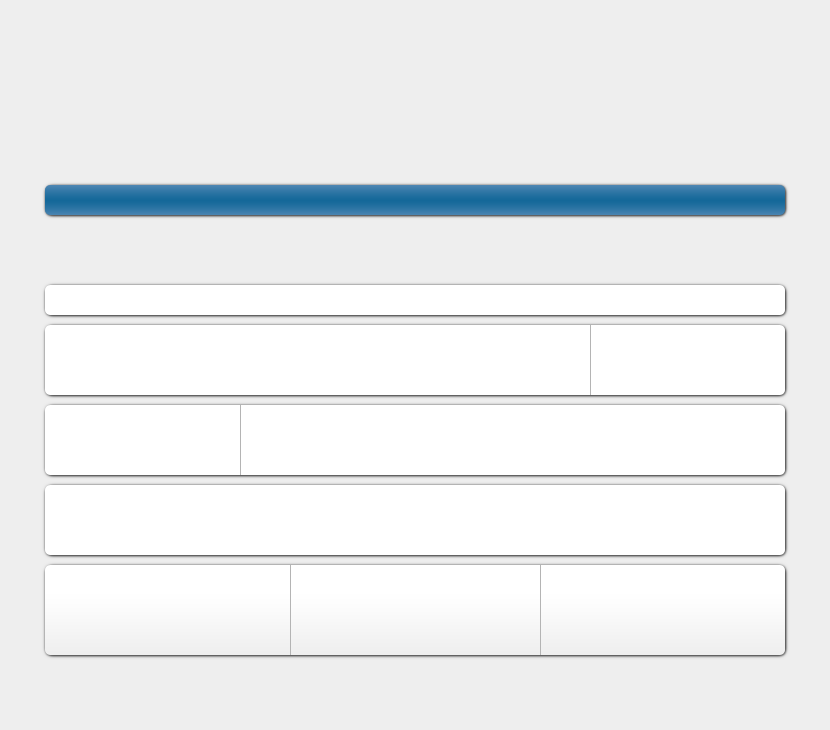
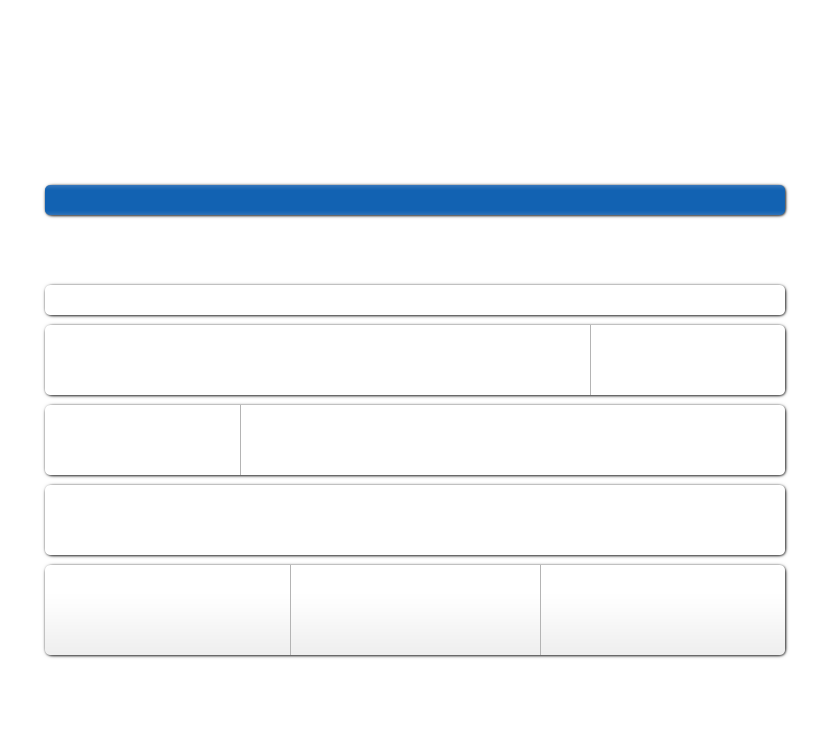
The second 830 x 730 image is a revision of the first. Changes to its layers:
painted on "Background" over (x1=0, y1=0, x2=830, y2=730)
